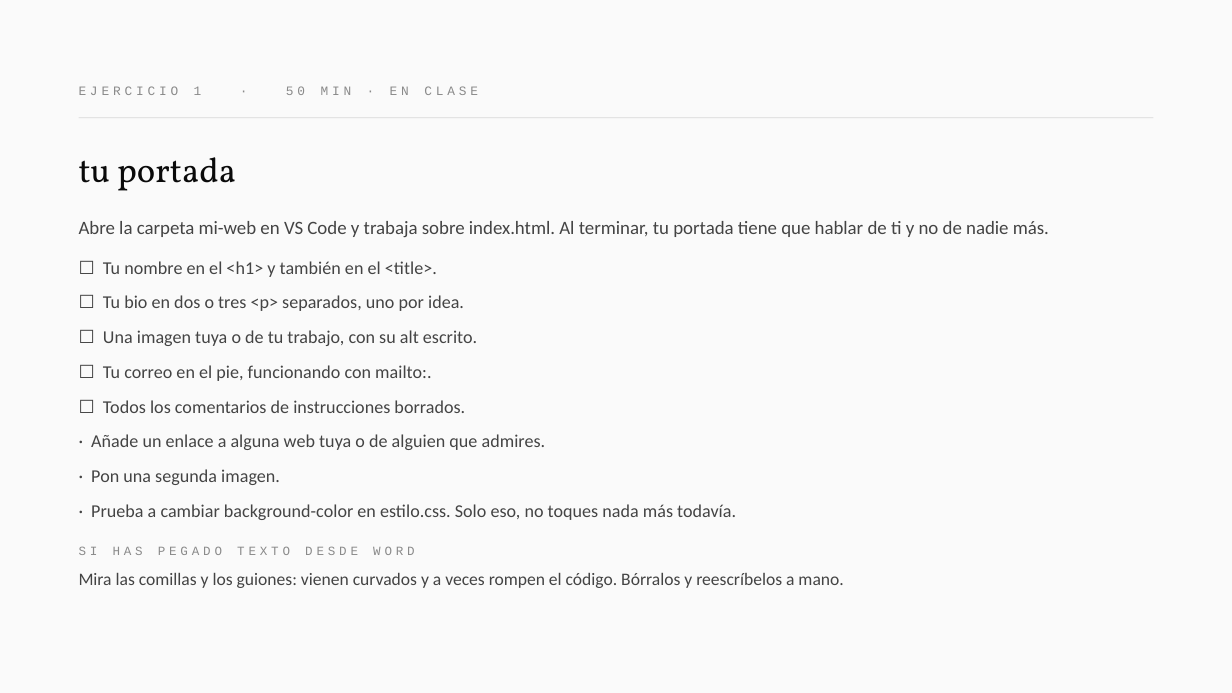
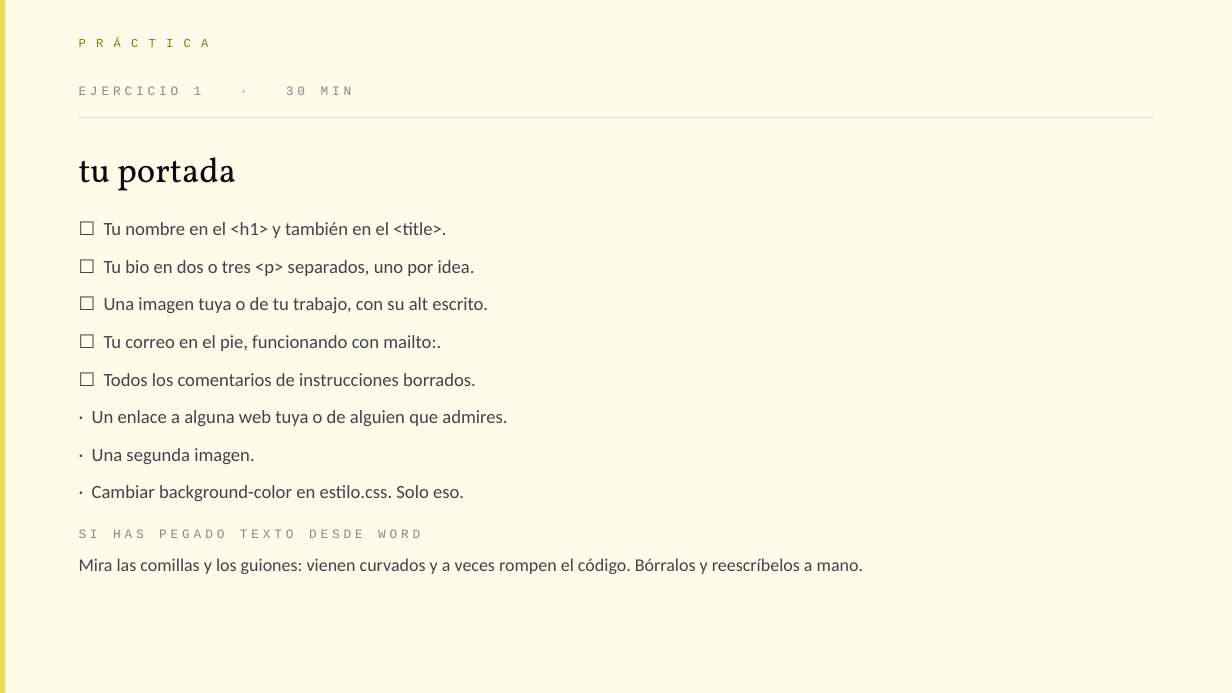
Before and after one commit to meowrhino/tallerEscocesa, a slide deck: slide 28 of presentaciones/Sesion-1-HTML.pptx (slide 27 before the commit). Drawn at 1232x693 pixels with LibreOffice and Linux fonts; fonts in the diff are those of the drawing. Boxes give left, top, right and bottom in pixels: in the first picture for what was removed or moved away, otherwise in the second. Text is boxed around its words. In the diff, an @@ line names an element or a change of style, - is before the commit and + after.

```diff
--- a/presentaciones/Sesion-1-HTML.pptx
+++ b/presentaciones/Sesion-1-HTML.pptx
@@ rectangle at (0,0,1232,693): fill #FAFAFA to #FDFBE9 @@
@@ rectangle added at (0,0,6,693), fill #E8DD58 @@
@@ text added at (79,31,1153,54), 9.5 pt, text #8A7C14 @@
+PRÁCTICA
@@ text at (79,86,352,95): text changed @@
-EJERCICIO 1 · 50 MIN · EN CLASE
+EJERCICIO 1 · 30 MIN
@@ text at (79,221,1049,237): paragraph removed @@
-Abre la carpeta mi-web en VS Code y trabaja sobre index.html. Al terminar, tu portada tiene que hablar de ti y no de nadie más.
@@ text at (79,222,863,574): size 14.2 to 14.5 pt in "☐ Tu nombre en el <h1> y ...", "☐ Tu bio en dos o tres ...", "☐ Una imagen tuya o de tu ...", "☐ Tu correo en el pie, funcionando ..." and 1 more places; size 9.8 to 10 pt in "SI HAS PEGADO TEXTO DESDE WORD"; size 13.7 to 14 pt in "Mira las comillas y los guiones: vienen ..."; line spacing 1.32 to 1.4; line spacing 1.18 to 1.25 @@
@@ text at (92,410,507,501): text changed; size 14.2 to 14.5 pt @@
-· Añade un enlace a alguna web tuya o de alguien que admires.
-· Pon una segunda imagen.
-· Prueba a cambiar background-color en estilo.css. Solo eso, no toques nada más todavía.
+· Un enlace a alguna web tuya o de alguien que admires.
+· Una segunda imagen.
+· Cambiar background-color en estilo.css. Solo eso.
```
Also in this commit, not shown: 34 other slides changed, 8 slides added, 7 slides removed, 10 other files.
